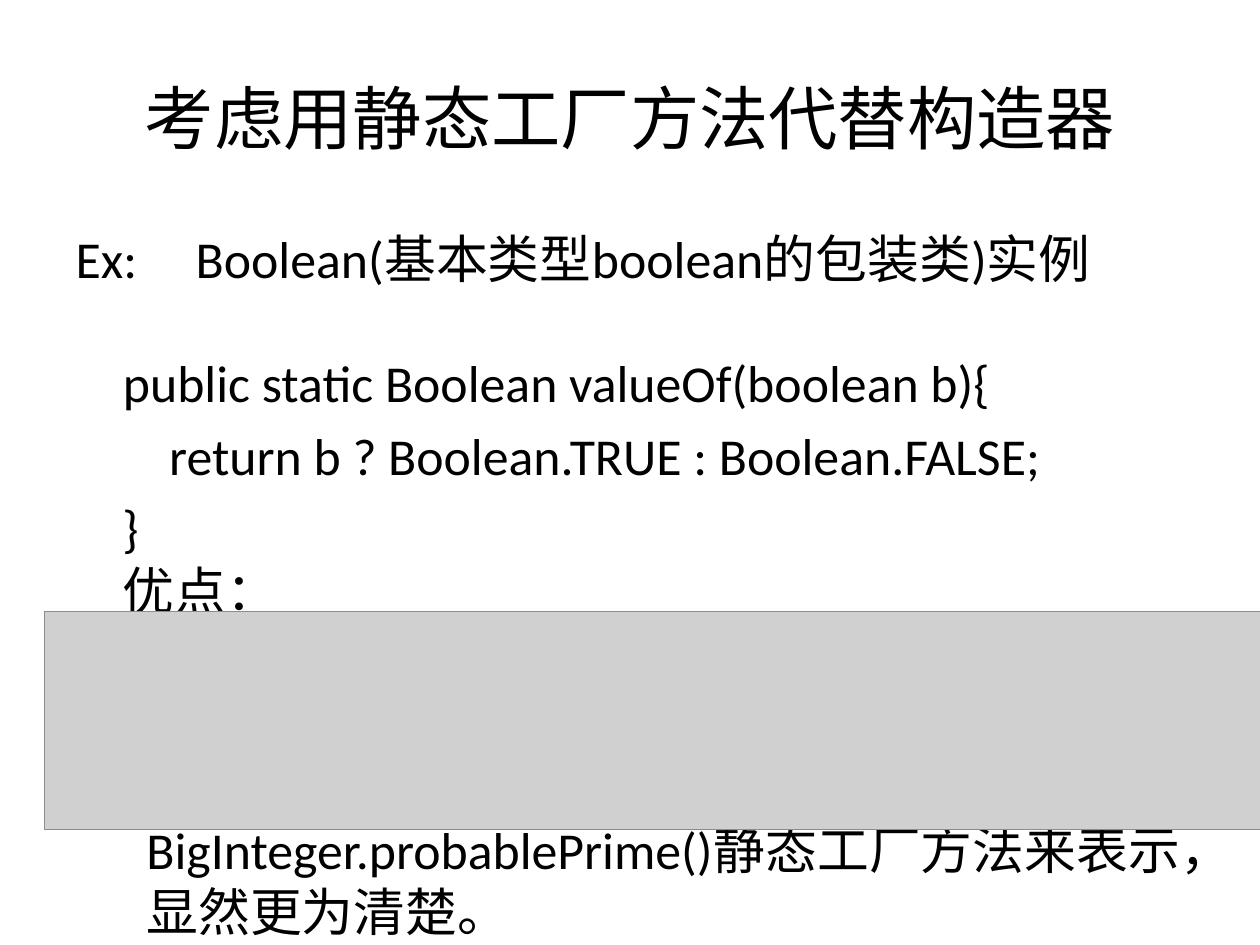
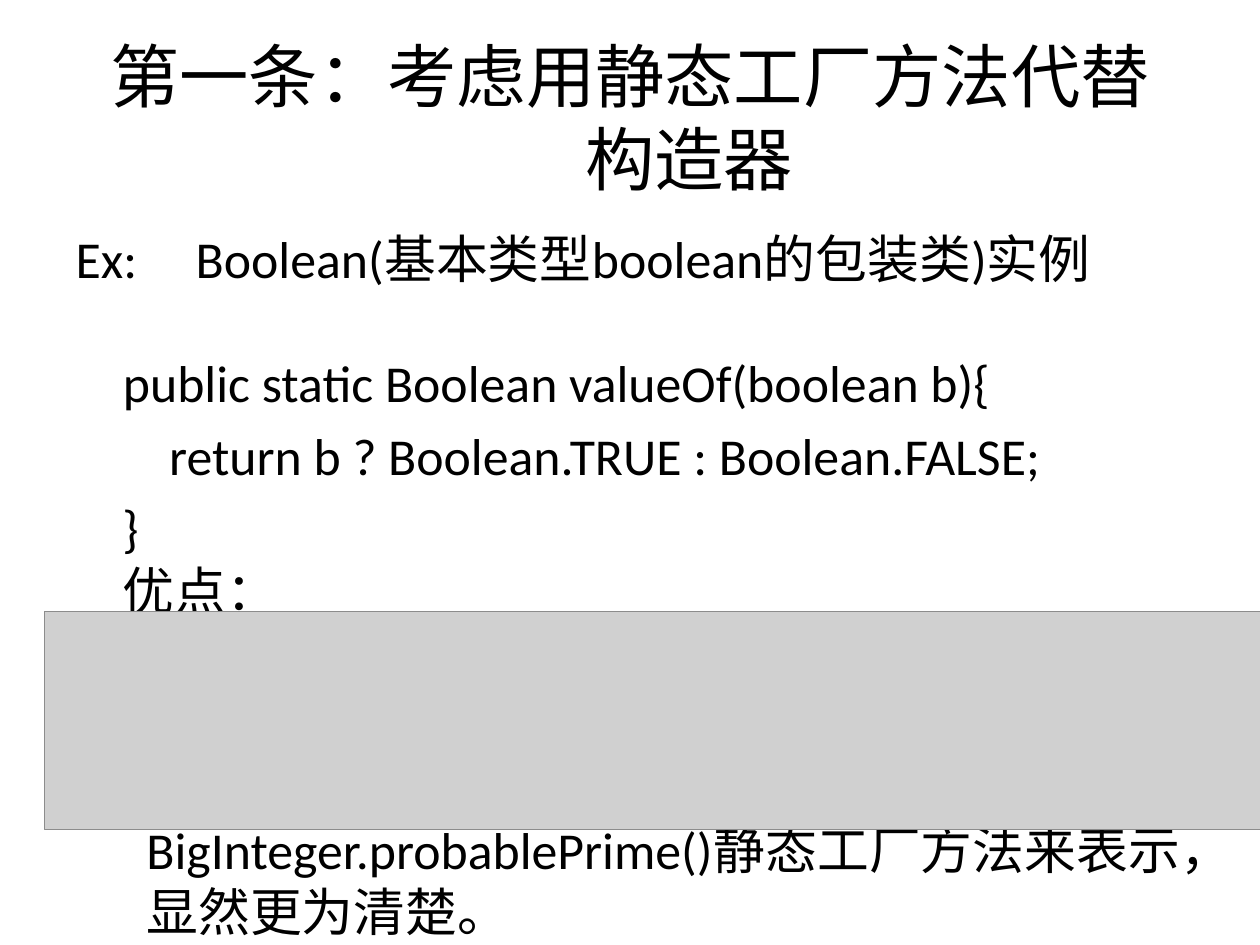
Before and after one commit to li5220008/SSH1, a slide deck: slide 2 of WebRoot/print/effectiveJava学习分享.pptx. Drawn at 1260x945 pixels with LibreOffice and Linux fonts; fonts in the diff are those of the drawing; grey boxes stand for pictures. Boxes give left, top, right and bottom in pixels: in the first picture for what was removed or moved away, otherwise in the second. Text is boxed around its words. In the diff, an @@ line names an element or a change of style, - is before the commit and + after.

```diff
--- a/WebRoot/print/effectiveJava学习分享.pptx
+++ b/WebRoot/print/effectiveJava学习分享.pptx
@@ title at [110,43,1150,191]: text changed @@
-1. 考虑用静态工厂方法代替构造器
+第一条：考虑用静态工厂方法代替构造器
```
Also in this commit, not shown: 2 other slides changed, 9 slides added.
